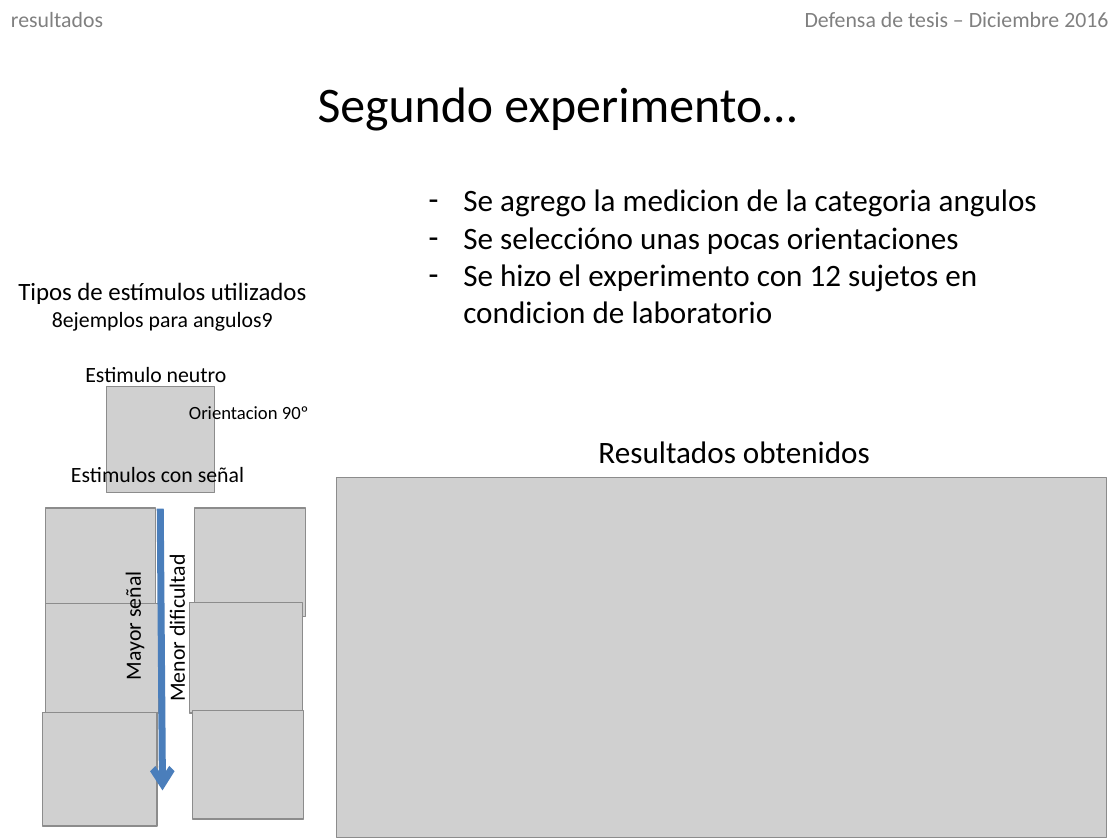
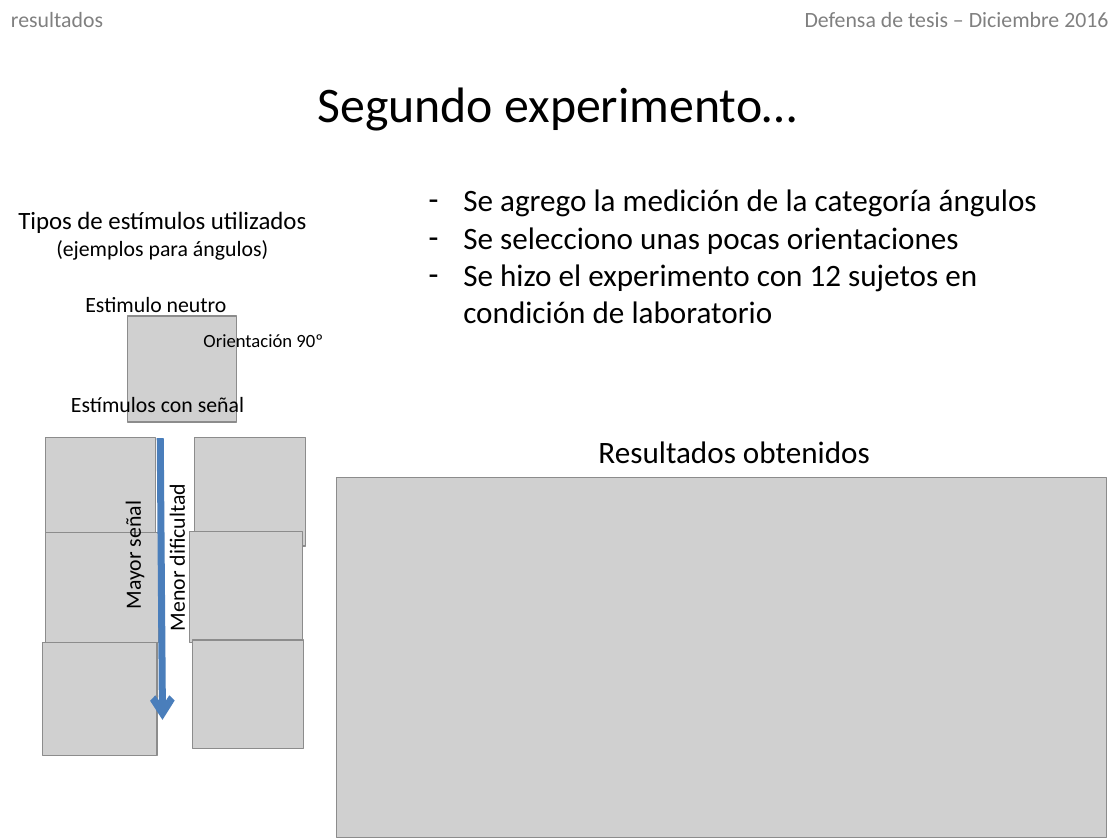
Before and after one commit to IoniUTDT/RedaccionTesis, a slide deck: slide 17 of Defensa/Defensa.pptx (slide 15 before the commit). Drawn at 1120x840 pixels with LibreOffice and Linux fonts; fonts in the diff are those of the drawing; grey boxes stand for pictures. Boxes give left, top, right and bottom in pixels: in the first picture for what was removed or moved away, otherwise in the second. Text is boxed around its words. In the diff, an @@ line names an element or a change of style, - is before the commit and + after.

```diff
--- a/Defensa/Defensa.pptx
+++ b/Defensa/Defensa.pptx
@@ 6 pictures, 4 texts, 1 arrow: place and size @@
-6 pictures, 4 texts, 1 arrow at <box>18,282,306,827</box>
+6 pictures, 4 texts, 1 arrow at <box>18,211,306,756</box>
@@ text at <box>463,189,1037,324</box>: text changed @@
-– Se agrego la medicion de la categoria angulos
-– Se seleccióno unas pocas orientaciones
-– Se hizo el experimento con 12 sujetos en condicion de laboratorio
+– Se agrego la medición de la categoría ángulos
+– Se selecciono unas pocas orientaciones
+– Se hizo el experimento con 12 sujetos en condición de laboratorio
@@ text at <box>56,240,268,260</box>: text changed @@
-8ejemplos para angulos9
+(ejemplos para ángulos)
@@ picture: place and size @@
-picture at <box>106,386,215,493</box>
+picture at <box>128,316,236,422</box>
@@ text at <box>203,332,323,353</box>: text changed @@
-Orientacion 90º
+Orientación 90º
@@ text at <box>71,394,244,419</box>: text changed @@
-Estimulos con señal
+Estímulos con señal
```
Also in this commit, not shown: 3 other slides changed, 9 slides added, 31 other files.
